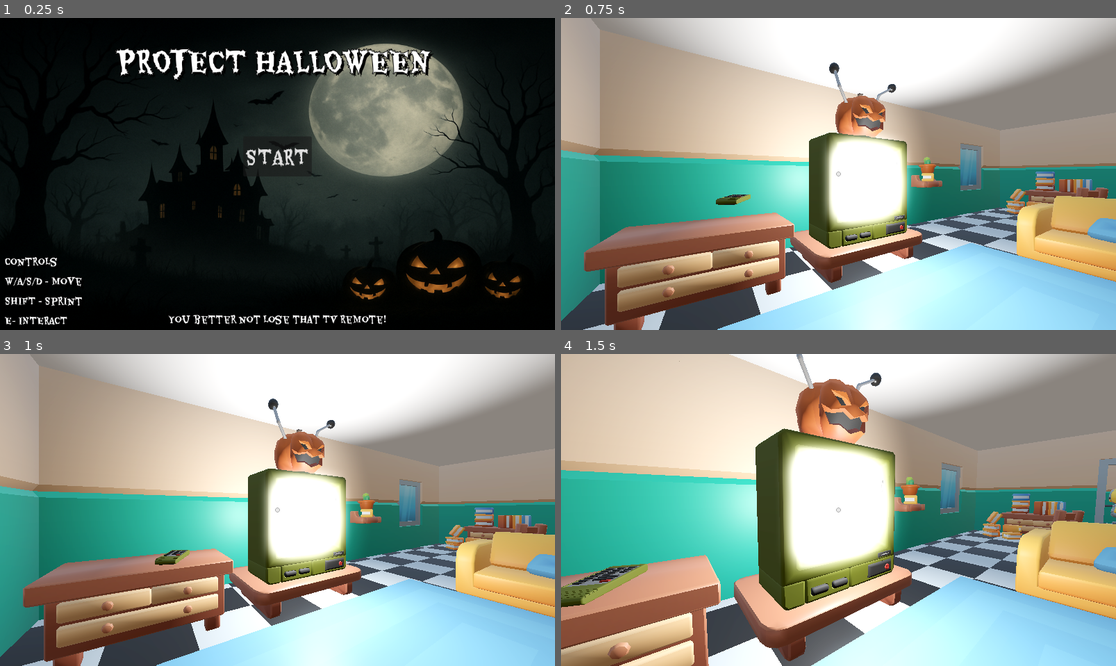
Above: before the commit, frames 1-4 (two rows, left to right).
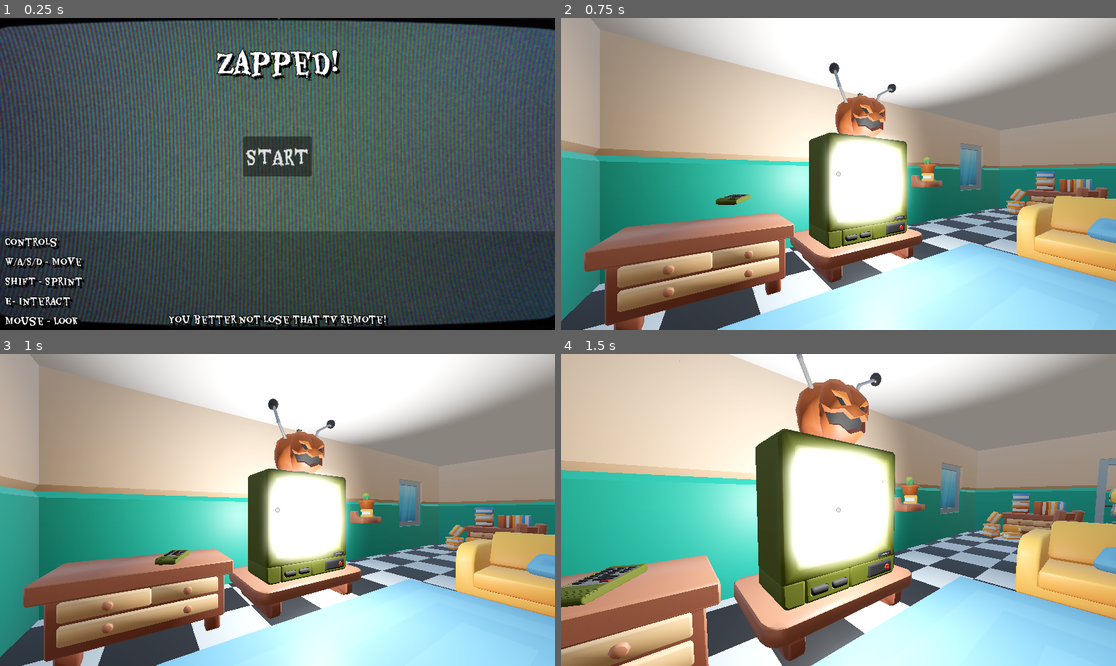
Above: after the commit, the same moments.

Repository: RickvanLoo/GDTV-Halloween-Jam-2025
Game: Godot game, scene res://Levels/Menu/start_menu.tscn
Two runs of this game, one before a commit and one after it. Both use one fixed random seed, a clock stepped at 60 frames per second and the inputs below.
Inputs (mouse positions are in pixels of both pictures, inside the frame that each line leads up to):
- Up to frame 1 (0.25 s): no input
- Up to frame 2 (0.75 s): click "START" at 0.5 s
- Up to frame 3 (1 s): no input
- Up to frame 4 (1.5 s): tap Enter at 1.25 s; move the mouse to (866, 510) at 1.27 s; hold W (move_forward) from 1.28 s (still down); hold E (interact) from 1.28 s (still down); click (866, 510) at 1.42 s

The runs differ from the first frame. In frame 1, 94% of the frame differs, in the area x 0-100%, y 0-100%; in frame 2, nothing differs; in frame 3, nothing differs; in frame 4, nothing differs.

Commit message:
update menu
updated menu, visuals and changed music

Diff:
--- a/Levels/Menu/start_menu.tscn
+++ b/Levels/Menu/start_menu.tscn
@@ -1,9 +1,9 @@
 [gd_scene load_steps=9 format=3 uid="uid://dehtpdsv6seij"]
 
+[ext_resource type="Texture2D" uid="uid://ll518tlaflim" path="res://LicensedAssets/OldTV/old_tv__remote_low_poly_0.jpg" id="1_b1o7j"]
 [ext_resource type="FontFile" uid="uid://b8j8ofai05mls" path="res://Fonts/Eater/Eater-Regular.ttf" id="1_lrh4q"]
-[ext_resource type="Texture2D" uid="uid://dckppuiefhgei" path="res://Images/halloweenbg.png" id="1_rofqa"]
-[ext_resource type="Script" uid="uid://dqqbsqgjlfgrb" path="res://Levels/Menu/restart_button.gd" id="3_b1o7j"]
-[ext_resource type="AudioStream" uid="uid://dhcr58ii7h2i1" path="res://Sounds/menutheme.ogg" id="4_b1o7j"]
+[ext_resource type="Script" path="res://Levels/Menu/restart_button.gd" id="3_b1o7j"]
+[ext_resource type="AudioStream" uid="uid://d7n8m23h4y80" path="res://Sounds/menu.ogg" id="4_b1o7j"]
 
 [sub_resource type="GDScript" id="GDScript_uvg7s"]
 script/source = "extends Control
@@ -53,8 +53,20 @@
 anchor_bottom = 1.0
 grow_horizontal = 2
 grow_vertical = 2
-texture = ExtResource("1_rofqa")
+texture = ExtResource("1_b1o7j")
 expand_mode = 3
+
+[node name="ColorRect" type="ColorRect" parent="."]
+layout_mode = 1
+anchors_preset = 12
+anchor_top = 1.0
+anchor_right = 1.0
+anchor_bottom = 1.0
+offset_top = -205.0
+grow_horizontal = 2
+grow_vertical = 0
+mouse_filter = 2
+color = Color(0, 0, 0, 0.27058825)
 
 [node name="TitleLabel" type="Label" parent="."]
 layout_mode = 1
@@ -69,7 +81,7 @@
 offset_bottom = -199.0
 grow_horizontal = 2
 grow_vertical = 2
-text = "PROJECT HALLOWEEN "
+text = "Zapped!"
 label_settings = SubResource("LabelSettings_rofqa")
 horizontal_alignment = 1
 vertical_alignment = 1
@@ -87,7 +99,8 @@
 text = "Controls
 W/A/S/D - Move
 SHIFT - Sprint
-E- INTERACT"
+E- Interact
+Mouse - Look"
 label_settings = SubResource("LabelSettings_x75ta")
 vertical_alignment = 1
 
Not shown, added: Sounds/menu.ogg.import
Not shown, removed: Sounds/menutheme.ogg.import
Not shown, added: Sounds/menu.ogg
Not shown, removed: Sounds/menutheme.ogg
